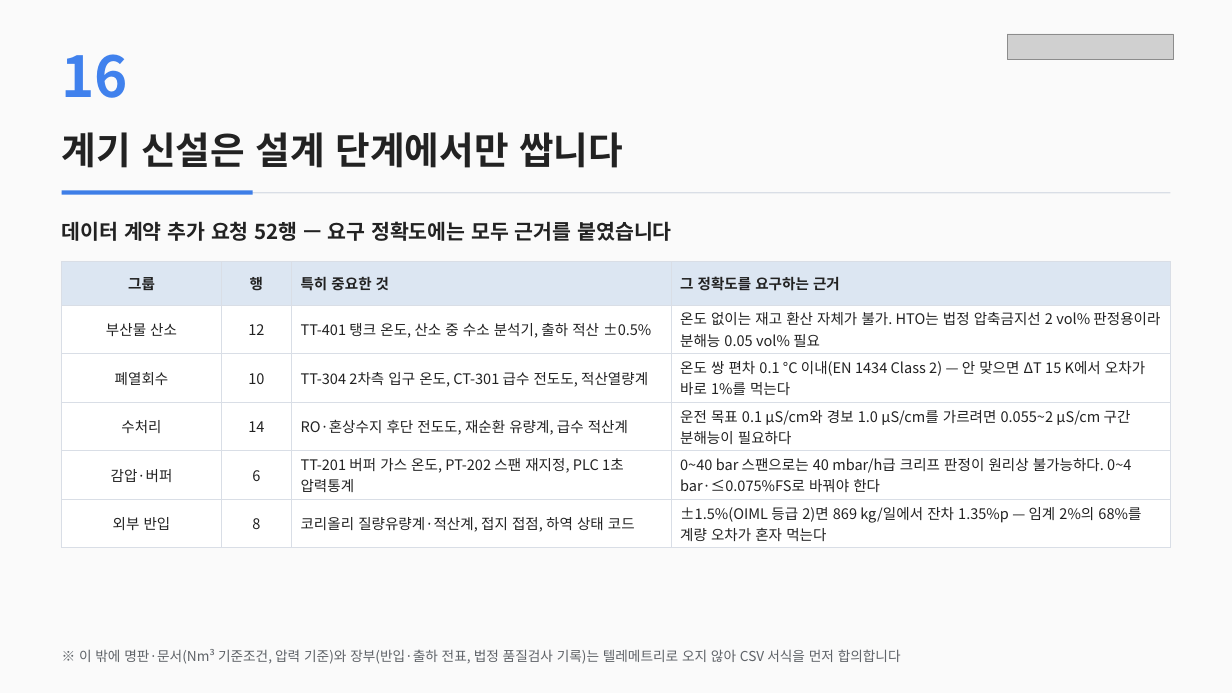
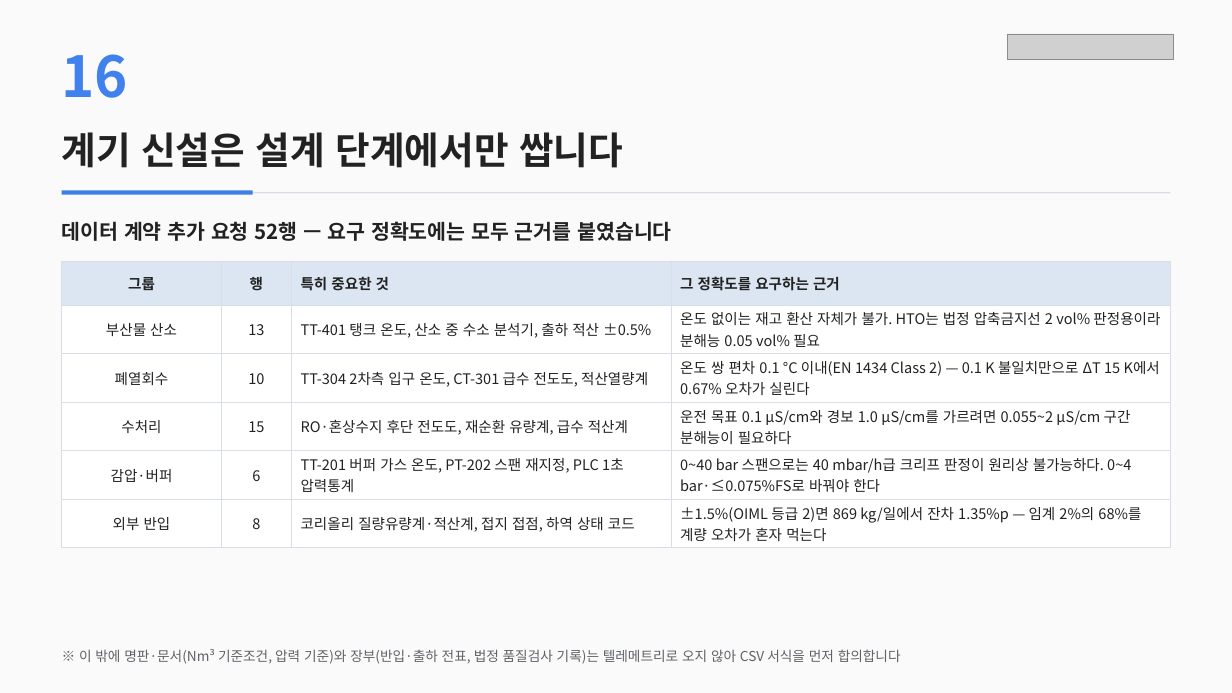
Before and after one commit to satoshisong01/solar-dashboard, a slide deck: slide 17 of docs/reports/태양광·수소 데이터수집·AI분석 예상안.pptx. Drawn at 1232x693 pixels with LibreOffice and Linux fonts; fonts in the diff are those of the drawing; grey boxes stand for pictures. Boxes give left, top, right and bottom in pixels: in the first picture for what was removed or moved away, otherwise in the second. Text is boxed around its words. In the diff, an @@ line names an element or a change of style, - is before the commit and + after.

Commit message:
docs: 제출 문서 검수 반영
원본 대조에서 나온 9건을 고치고 Word·PPT·엑셀을 다시 냈다.

- 탐지기 17종 내역이 합계 18이 되던 것을 레지스트리와 맞췄다
  (태양광 3·ESS 3·수전해·연료전지 4·수소 체인 3·데이터 품질 1·가평 3)
- 데이터 계약 요청 그룹별 행 수를 시드와 맞춰 합계 52로 되돌렸다
  (부산물 산소 12→13, 수처리 14→15)
- 버퍼 지속시간 표기를 본문 표의 0.85 h와 맞춰 55분 → 51분으로 고쳤다
- 시트 행 수를 실제 워크북과 맞췄다
  (운영·비정형 131→136, 수집데이터_수소 본체 86·전체 125, 출처 604 병기)
- AI 분석 129건이 시트 131행과 다른 이유(구현된 AI 설명 2행)를 밝혔다
- EN 1434 Class 2 쌍 편차 0.1 K의 오차를 1% → 0.67%로 바로잡았다
- build-book.py가 다음 줄 절 머리말까지 꼬리 주석으로 읽어
  '가평 사이트' 4행에 엉뚱한 설명이 붙던 것을 고쳤다

검수 결과: 보고서 32쪽·덱 20장 전 쪽 이미지 확인(넘침·잘림·빈 장 없음),
표 1~23·그림 1~6·출처 1~86 결번 없음, 엑셀 16시트 재계산 수식 오류 0건.

```diff
--- a/docs/reports/태양광·수소 데이터수집·AI분석 예상안.pptx
+++ b/docs/reports/태양광·수소 데이터수집·AI분석 예상안.pptx
@@ table at box(62, 262, 1170, 545) @@
-row 2, column 2: 12
+row 2, column 2: 13
-row 3, column 4: 온도 쌍 편차 0.1 °C 이내(EN 1434 Class 2) — 안 맞으면 ΔT 15 K에서 오차가 바로 1%를 먹는다
+row 3, column 4: 온도 쌍 편차 0.1 °C 이내(EN 1434 Class 2) — 0.1 K 불일치만으로 ΔT 15 K에서 0.67% 오차가 실린다
-row 4, column 2: 14
+row 4, column 2: 15
```
Also in this commit, not shown: 4 other slides changed, 8 other files.
